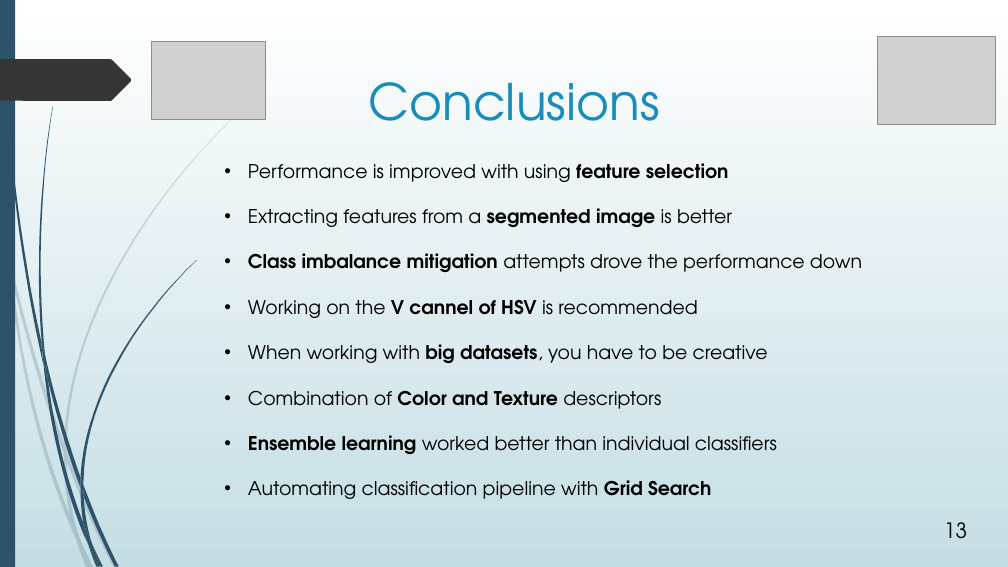
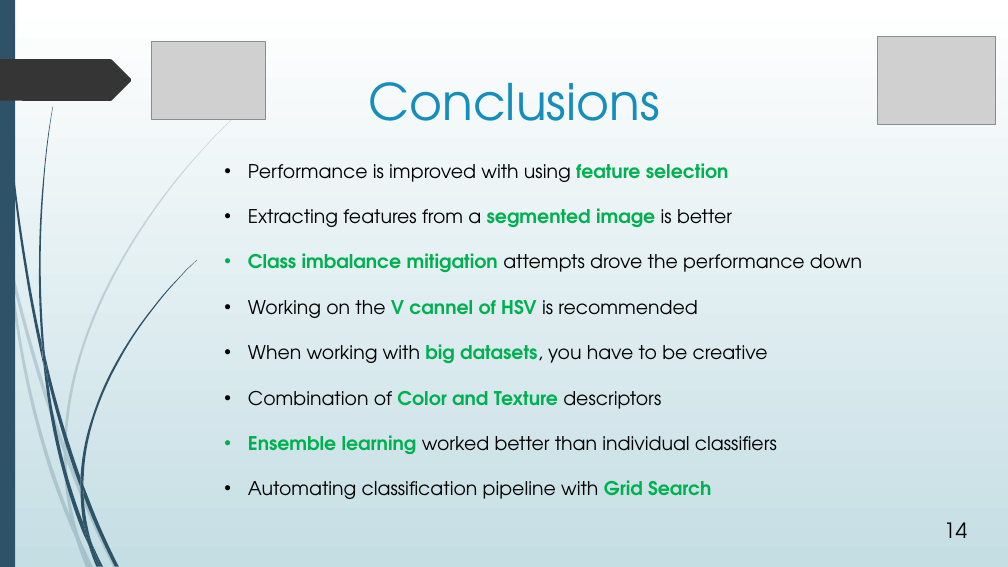
Before and after one commit to avasile96/CAD, a slide deck: slide 14 of Presentation_updated.pptx (slide 13 before the commit). Drawn at 1008x567 pixels with LibreOffice and Linux fonts; fonts in the diff are those of the drawing; grey boxes stand for pictures. Boxes give left, top, right and bottom in pixels: in the first picture for what was removed or moved away, otherwise in the second. Text is boxed around its words. In the diff, an @@ line names an element or a change of style, - is before the commit and + after.

```diff
--- a/Presentation_updated.pptx
+++ b/Presentation_updated.pptx
@@ text "Performance is improved with using ..." at (x1=248, y1=163, x2=862, y2=499): text colour #000000 to #00B050 in "feature selection", "segmented image", "Class imbalance mitigation", "V cannel of HSV" and 4 more places @@
@@ page number at (x1=944, y1=522, x2=967, y2=538): text changed @@
-13
+14
```
Also in this commit, not shown: 1 other slide changed, 1 slide added.
